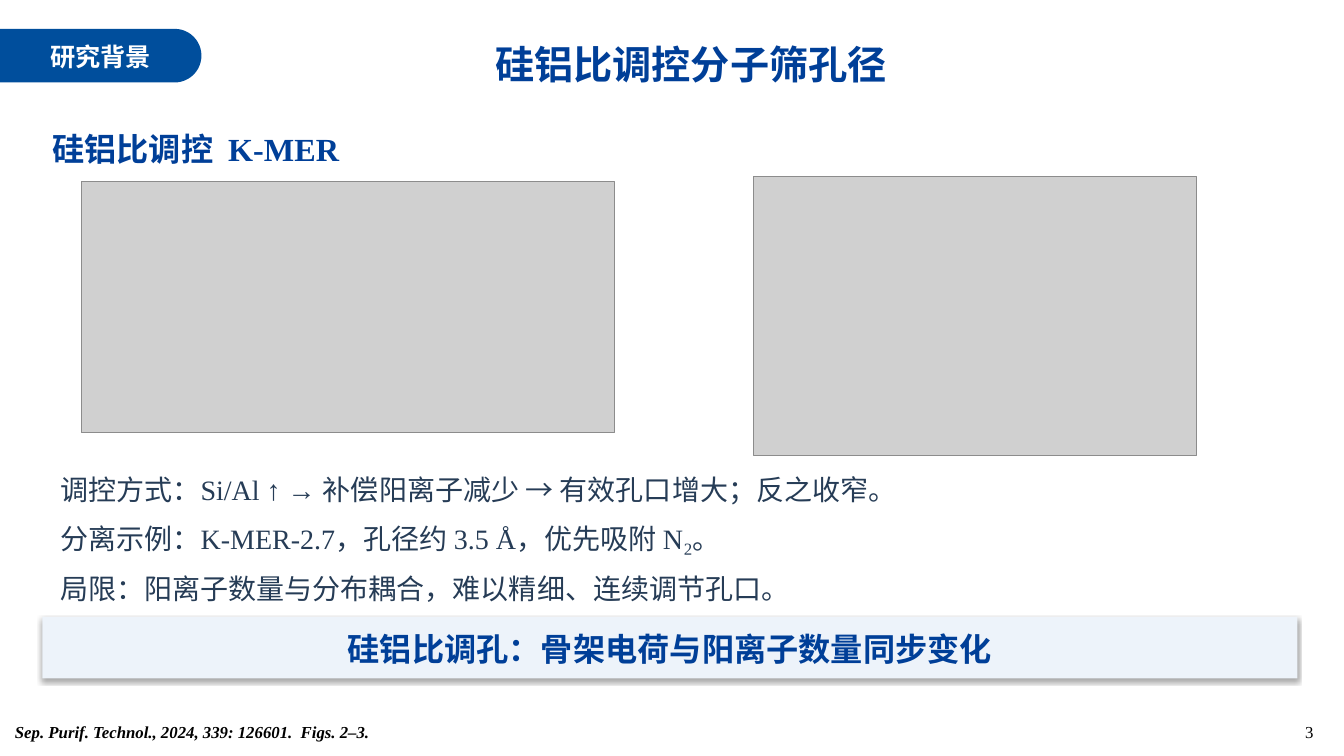
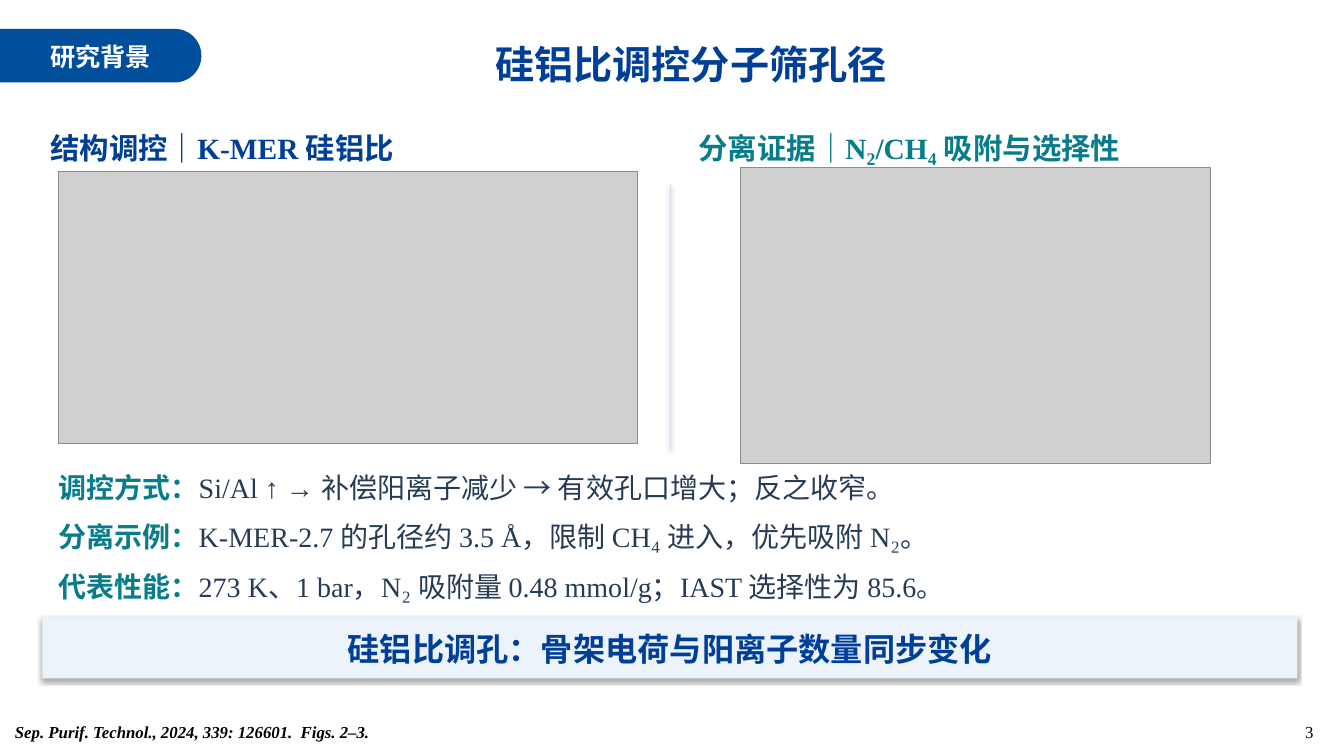
Before and after one commit to azjie129/code, a slide deck: slide 3 of presentations/Zeolite_pore_size_regulation_5slides_blue_template.pptx. Drawn at 1344x756 pixels with LibreOffice and Linux fonts; fonts in the diff are those of the drawing; grey boxes stand for pictures; background and template pictures are left out. Boxes give left, top, right and bottom in pixels: in the first picture for what was removed or moved away, otherwise in the second. Text is boxed around its words. In the diff, an @@ line names an element or a change of style, - is before the commit and + after.

Commit message:
Refine first four slides with larger figures, evidence labels and concise performance results

```diff
--- a/presentations/Zeolite_pore_size_regulation_5slides_blue_template.pptx
+++ b/presentations/Zeolite_pore_size_regulation_5slides_blue_template.pptx
@@ text at [50, 133, 394, 163]: text changed; size 23 to 21 pt @@
-硅铝比调控 K-MER
+结构调控｜K-MER 硅铝比
@@ text added at [698, 133, 1120, 165], 21 pt, text #087D89, bold @@
+分离证据｜N₂/CH₄ 吸附与选择性
@@ picture: place and size @@
-picture at [81, 181, 614, 433]
+picture at [58, 171, 637, 444]
@@ picture: place and size @@
-picture at [754, 176, 1197, 456]
+picture at [741, 167, 1211, 464]
@@ line added from (670, 185) to (670, 450), #D7E2ED 0.65 pt @@
@@ text "调控方式：Si/Al ↑ → 补偿阳离子减少 → ..." at [58, 474, 895, 502]: text colour #263C56 to #087D89, bold on in "调控方式：Si/Al"; indent changed @@
@@ text at [58, 523, 928, 553]: text changed @@
-分离示例：K-MER-2.7，孔径约 3.5 Å，优先吸附 N₂。
+分离示例：K-MER-2.7 的孔径约 3.5 Å，限制 CH₄ 进入，优先吸附 N₂。
@@ text at [58, 573, 944, 602]: text changed @@
-局限：阳离子数量与分布耦合，难以精细、连续调节孔口。
+代表性能：273 K、1 bar，N₂ 吸附量 0.48 mmol/g；IAST 选择性为 85.6。
```
Also in this commit, not shown: 3 other slides changed, 1 other file.
